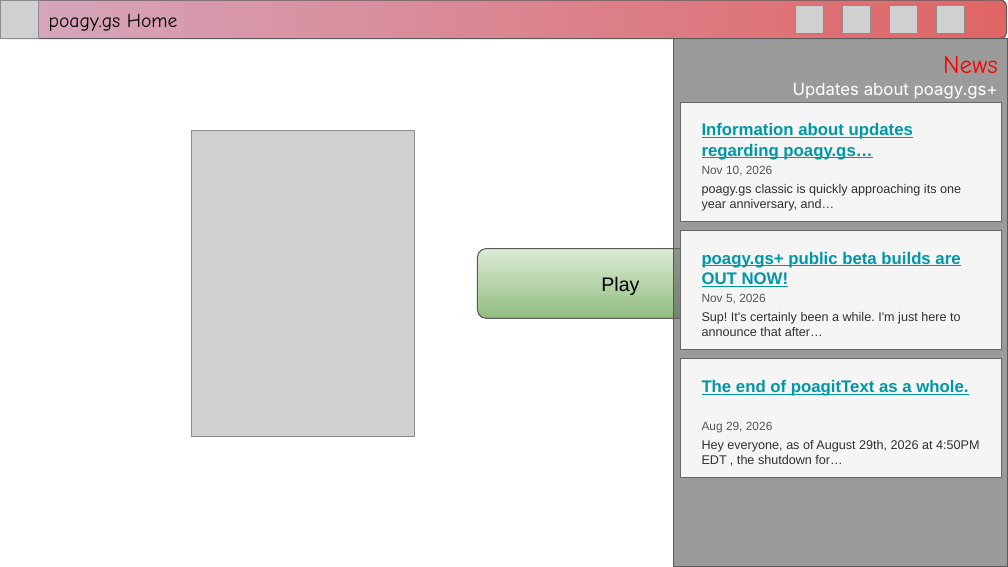
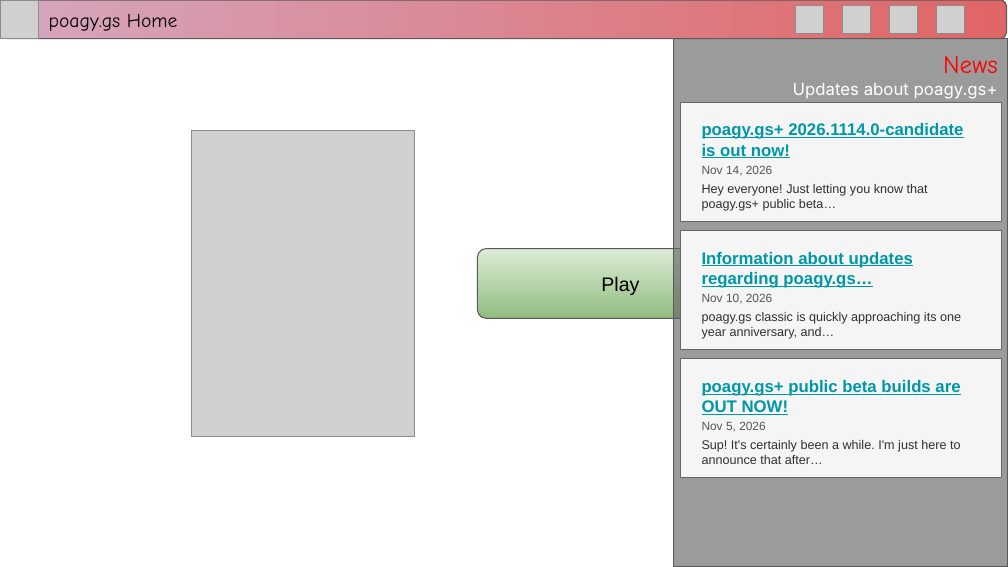
Before and after one commit to RitPigDev/poagy.gs-plus, a slide deck: slide 16 of poagy.gs+.pptx. Drawn at 1008x567 pixels with LibreOffice and Linux fonts; fonts in the diff are those of the drawing; grey boxes stand for pictures; background and template pictures are left out. Boxes give left, top, right and bottom in pixels: in the first picture for what was removed or moved away, otherwise in the second. Text is boxed around its words. In the diff, an @@ line names an element or a change of style, - is before the commit and + after.

```diff
--- a/poagy.gs+.pptx
+++ b/poagy.gs+.pptx
@@ text added at (702, 123, 963, 158), 12 pt, text #0097A7, bold, underline @@
+poagy.gs+ 2026.1114.0-candidate is out now!
@@ text at (702, 165, 772, 176): text changed @@
-Nov 10, 2026
+Nov 14, 2026
@@ text added at (702, 184, 928, 211), 9 pt, text #303030 @@
+Hey everyone! Just letting you know that poagy.gs+ public beta…
@@ text at (702, 293, 772, 304): text changed @@
-Nov 5, 2026
+Nov 10, 2026
@@ text removed at (702, 380, 968, 396) @@
-The end of poagitText as a whole.
@@ 4 texts: place and size @@
-4 texts at (702, 123, 961, 336)
+4 texts at (702, 252, 961, 464)
@@ text at (702, 421, 765, 431): text changed @@
-Aug 29, 2026
+Nov 5, 2026
@@ text removed at (702, 440, 979, 464) @@
-Hey everyone, as of August 29th, 2026 at 4:50PM EDT , the shutdown for…
```
Also in this commit, not shown: 4 other slides changed.
